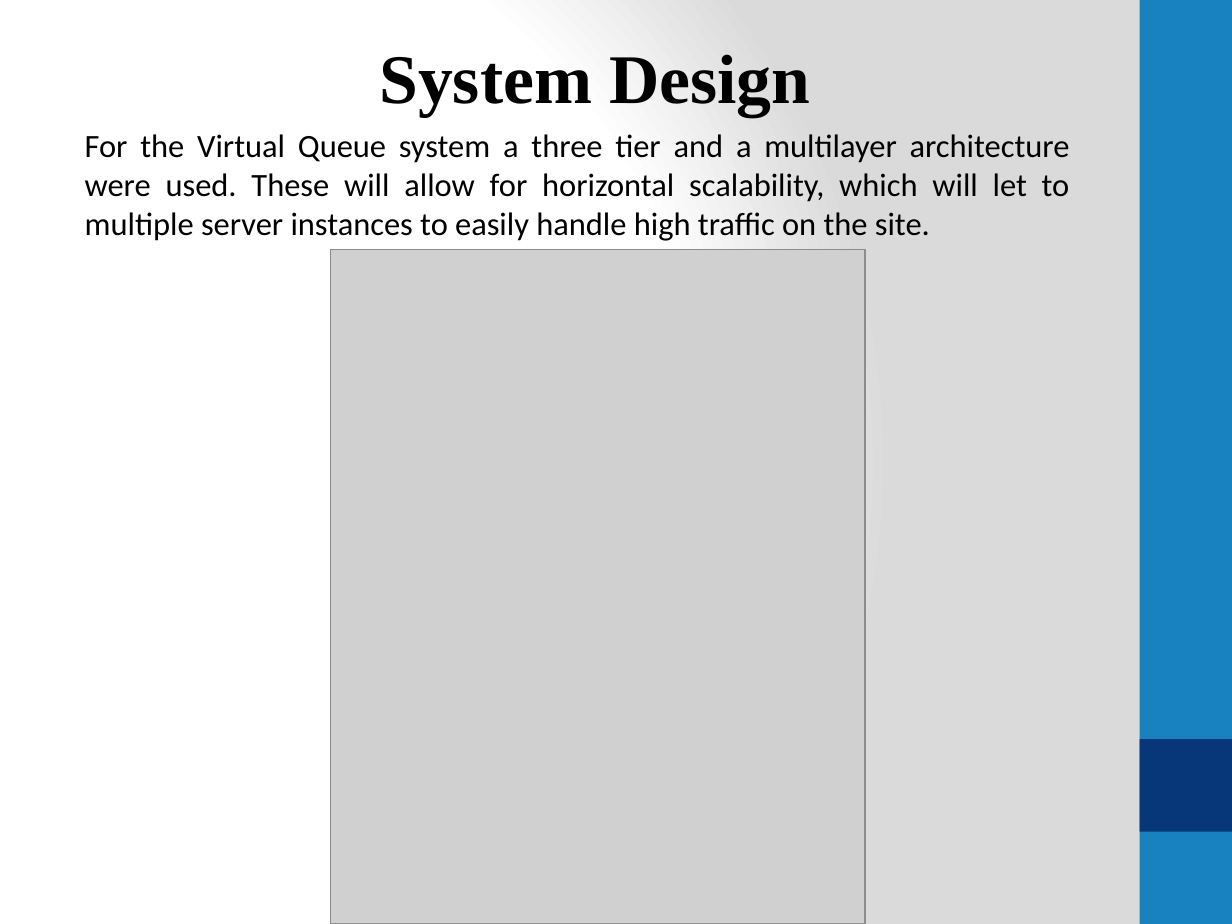
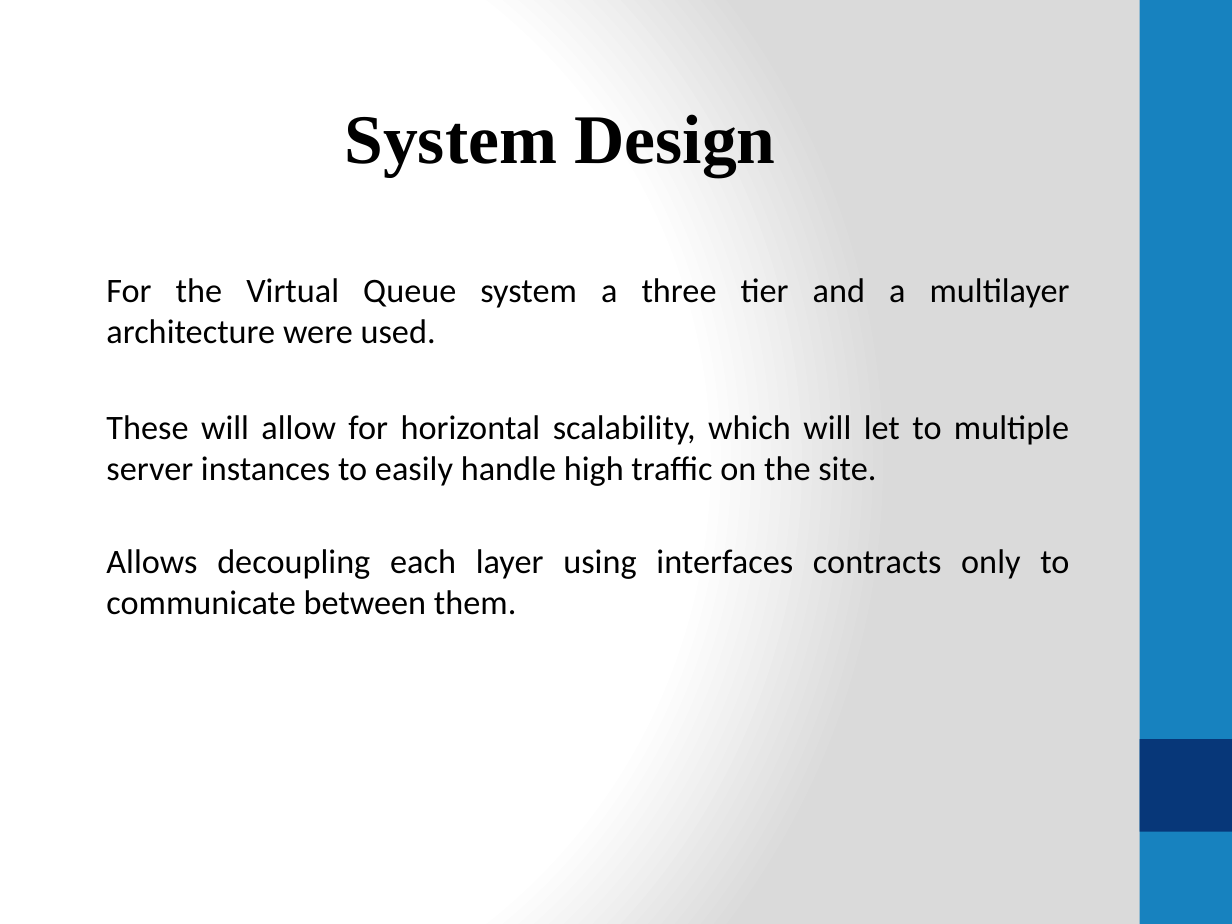
Before and after one commit to FIU-SCIS-Senior-Project-2014-Fall/Virtual-Queue, a slide deck: slide 4 of VQ/FinalPresentationSlides.pptx. Drawn at 1232x924 pixels with LibreOffice and Linux fonts; fonts in the diff are those of the drawing; grey boxes stand for pictures. Boxes give left, top, right and bottom in pixels: in the first picture for what was removed or moved away, otherwise in the second. Text is boxed around its words. In the diff, an @@ line names an element or a change of style, - is before the commit and + after.

```diff
--- a/VQ/FinalPresentationSlides.pptx
+++ b/VQ/FinalPresentationSlides.pptx
@@ text "System Design" moved from (x1=379, y1=54, x2=810, y2=116) to (x1=344, y1=114, x2=775, y2=177) @@
@@ picture removed at (x1=330, y1=250, x2=865, y2=924) @@
@@ text at (x1=106, y1=278, x2=1070, y2=615): text changed; size 19 to 20 pt @@
-For the Virtual Queue system a three tier and a multilayer architecture were used. These will allow for horizontal scalability, which will let to multiple server instances to easily handle high traffic on the site.
+For the Virtual Queue system a three tier and a multilayer architecture were used.
+These will allow for horizontal scalability, which will let to multiple server instances to easily handle high traffic on the site.
+Allows decoupling each layer using interfaces contracts only to communicate between them.
```
Also in this commit, not shown: 3 other slides changed, 1 slide removed.
